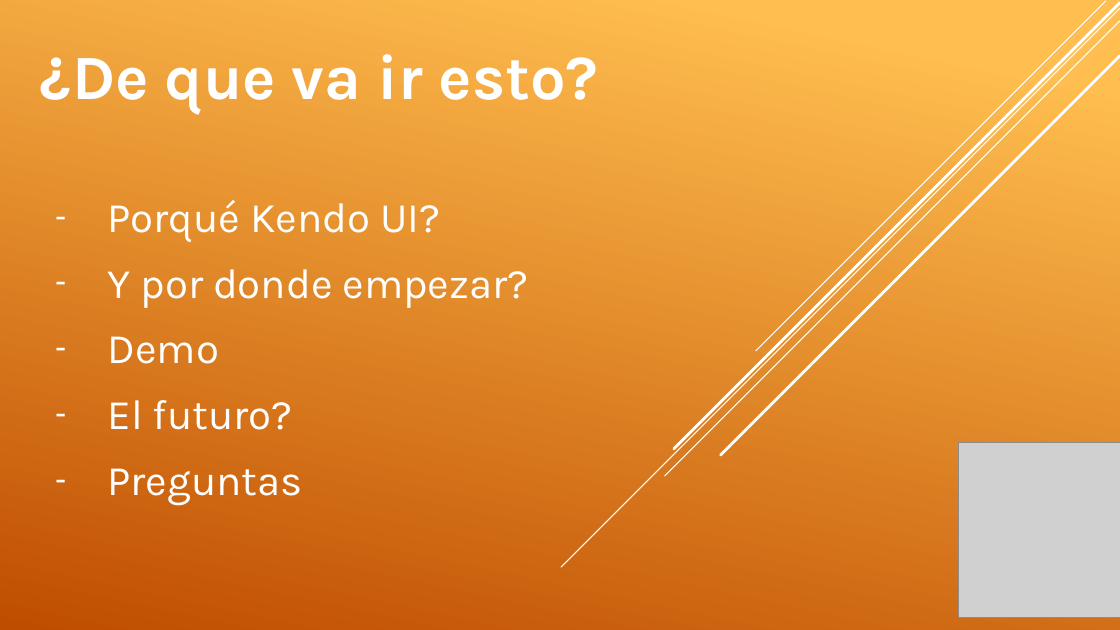
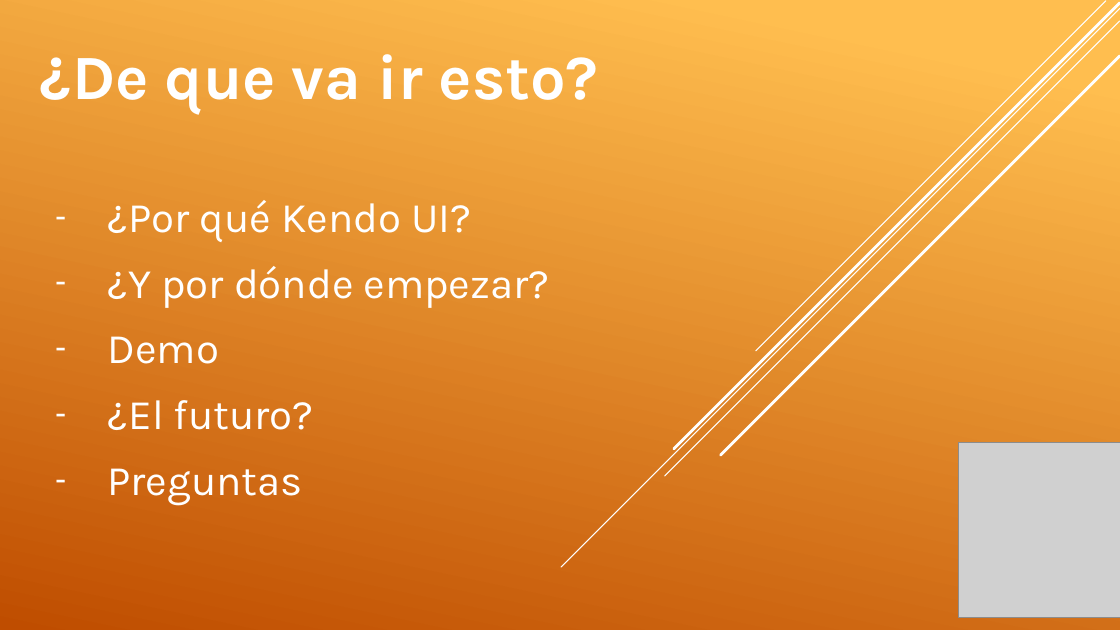
Before and after one commit to dagope/kendo_4sessions, a slide deck: slide 3 of Slides/KendoUI_4Sessions.pptx. Drawn at 1120x630 pixels with LibreOffice and Linux fonts; fonts in the diff are those of the drawing; grey boxes stand for pictures. Boxes give left, top, right and bottom in pixels: in the first picture for what was removed or moved away, otherwise in the second. Text is boxed around its words. In the diff, an @@ line names an element or a change of style, - is before the commit and + after.

Commit message:
correcciones

```diff
--- a/Slides/KendoUI_4Sessions.pptx
+++ b/Slides/KendoUI_4Sessions.pptx
@@ subtitle at [108, 200, 550, 308]: text changed @@
-– Porqué Kendo UI?
-– Y por donde empezar?
+– ¿Por qué Kendo UI?
+– ¿Y por dónde empezar?
@@ subtitle at [108, 400, 314, 430]: text changed @@
-– El futuro?
+– ¿El futuro?
```
